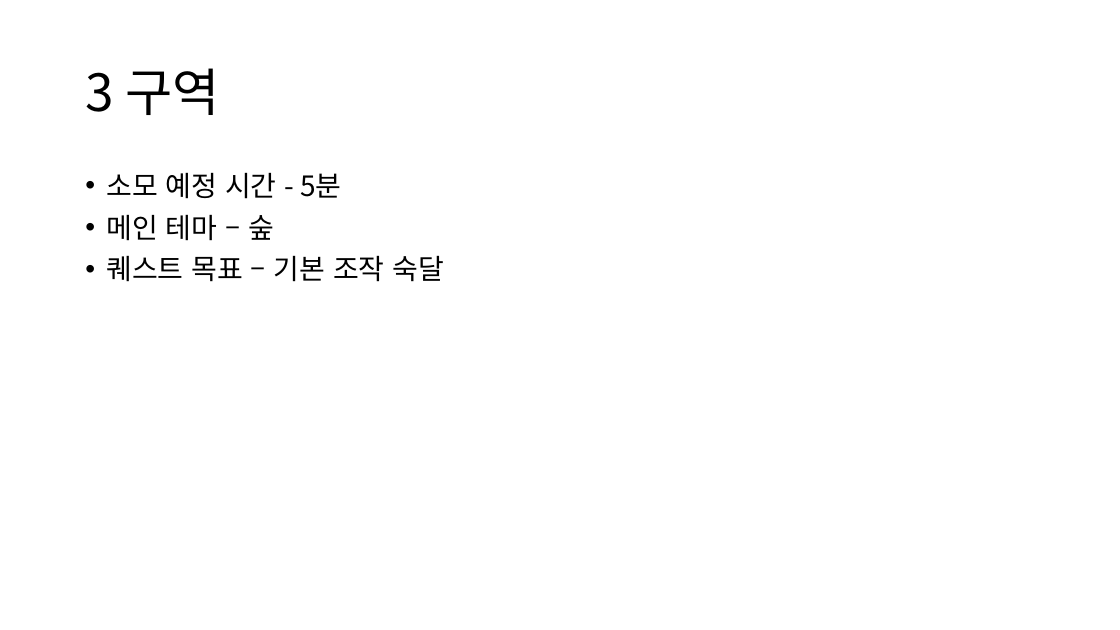
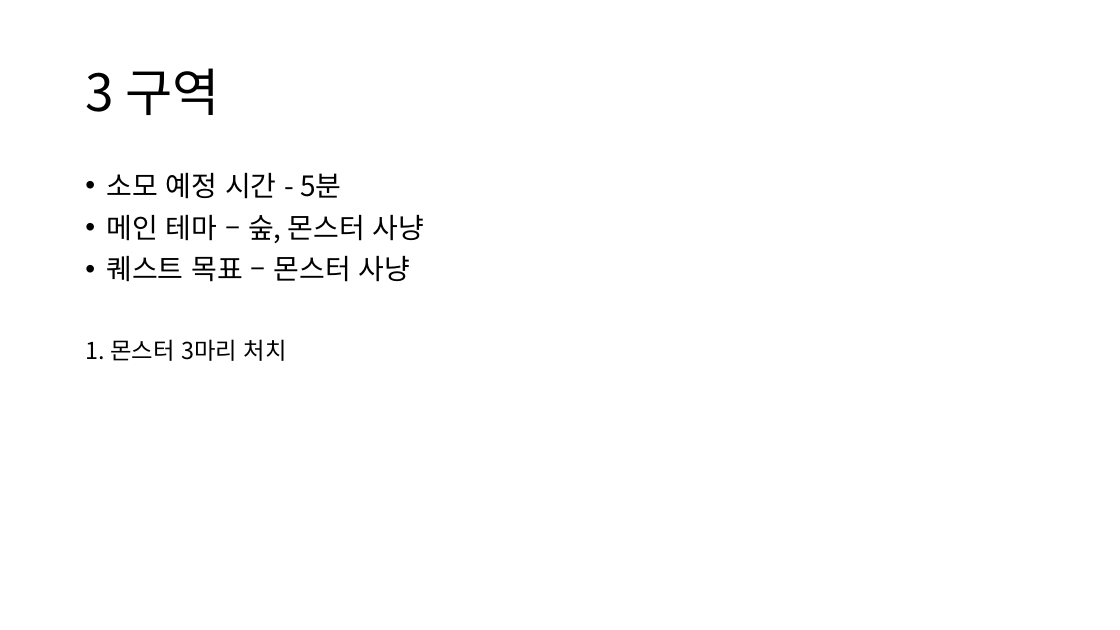
Before and after one commit to yimgunho/Witch_of_Time, a slide deck: slide 7 of 시간의 마녀_데모맵 기획.pptx. Drawn at 1120x630 pixels with LibreOffice and Linux fonts; fonts in the diff are those of the drawing. Boxes give left, top, right and bottom in pixels: in the first picture for what was removed or moved away, otherwise in the second. Text is boxed around its words. In the diff, an @@ line names an element or a change of style, - is before the commit and + after.

```diff
--- a/시간의 마녀_데모맵 기획.pptx
+++ b/시간의 마녀_데모맵 기획.pptx
@@ text at (85,214,425,361): text changed @@
-• 메인 테마 – 숲
-• 퀘스트 목표 – 기본 조작 숙달
+• 메인 테마 – 숲, 몬스터 사냥
+• 퀘스트 목표 – 몬스터 사냥
+1. 몬스터 3마리 처치
```
Also in this commit, not shown: 4 other slides changed, 1 slide added, 1 slide removed.
